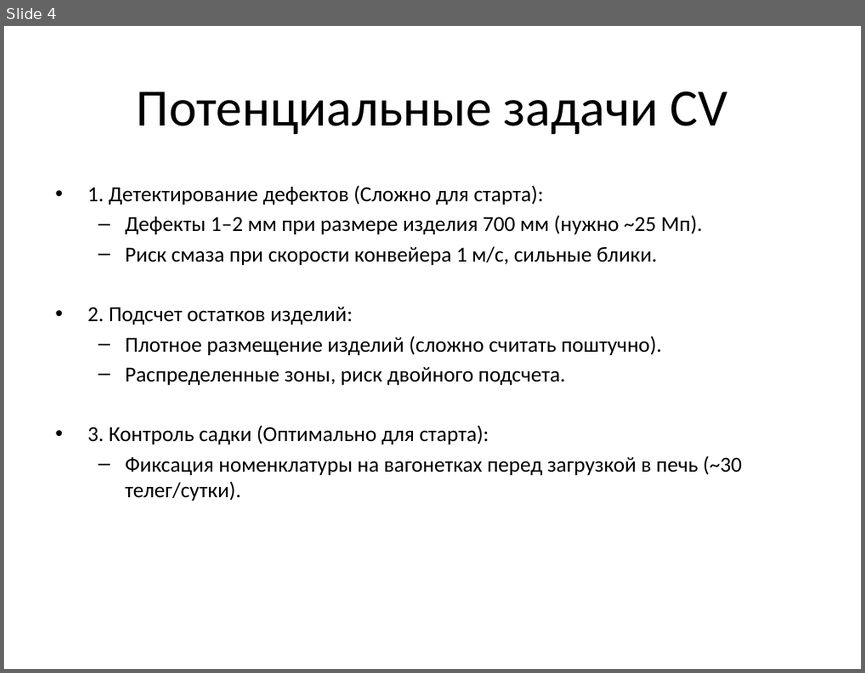
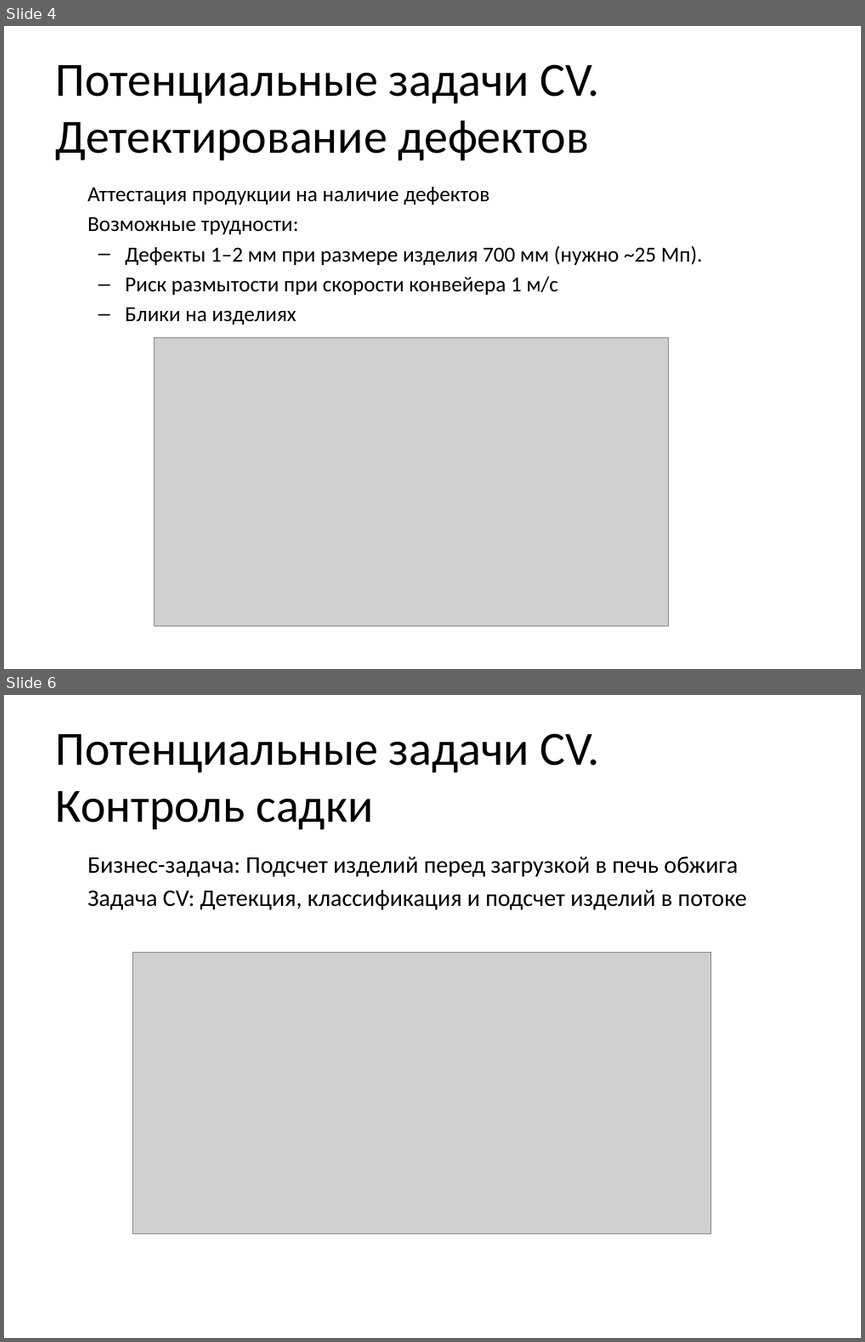
Before and after one commit to EduardKiselev/diploma, a slide deck: diploma_checkpoint1.pptx. Shown one above the other, each under a label of ours: slide 4 before the commit, slides 4 and 6 after it; the slides between them are not shown. The pictures are 865x673 and 865x1342 pixels, drawn with LibreOffice and Linux fonts; fonts in the diff are those of the drawing; grey boxes stand for pictures. Boxes give left, top, right and bottom in pixels: in the first picture for what was removed or moved away, otherwise in the second. Text is boxed around its words. In the diff, an @@ line names an element or a change of style, - is before the commit and + after.

```diff
--- a/diploma_checkpoint1.pptx
+++ b/diploma_checkpoint1.pptx
@@ slide 6 added at bbox=[4, 695, 861, 1338], background #FFFFFF @@
@@ title added at bbox=[55, 733, 600, 830], 40 pt, text #000000 @@
+Потенциальные задачи CV.
+Контроль садки
@@ text added at bbox=[87, 857, 747, 910], 20 pt, text #000000 @@
+Бизнес-задача: Подсчет изделий перед загрузкой в печь обжига
+Задача CV: Детекция, классификация и подсчет изделий в потоке
@@ picture added at bbox=[132, 952, 711, 1233] @@
@@ slide 4 changed as well @@
@@ title at bbox=[55, 64, 600, 161]: text changed; size 44 to 40 pt @@
-Потенциальные задачи CV
+Потенциальные задачи CV. Детектирование дефектов
@@ text at bbox=[87, 187, 489, 234]: text changed @@
-• 1. Детектирование дефектов (Сложно для старта):
+Аттестация продукции на наличие дефектов
+Возможные трудности:
@@ text at bbox=[125, 276, 558, 324]: text changed @@
-  – Риск смаза при скорости конвейера 1 м/с, сильные блики.
-• 2. Подсчет остатков изделий:
-  – Плотное размещение изделий (сложно считать поштучно).
-  – Распределенные зоны, риск двойного подсчета.
-• 3. Контроль садки (Оптимально для старта):
-  – Фиксация номенклатуры на вагонетках перед загрузкой в печь (~30 телег/сутки).
+  – Риск размытости при скорости конвейера 1 м/с
+  – Блики на изделиях
@@ picture added at bbox=[154, 338, 668, 626] @@
```
Also in this commit, not shown: 4 other slides changed, 1 other slide added, 2 slides removed, 18 other files.
